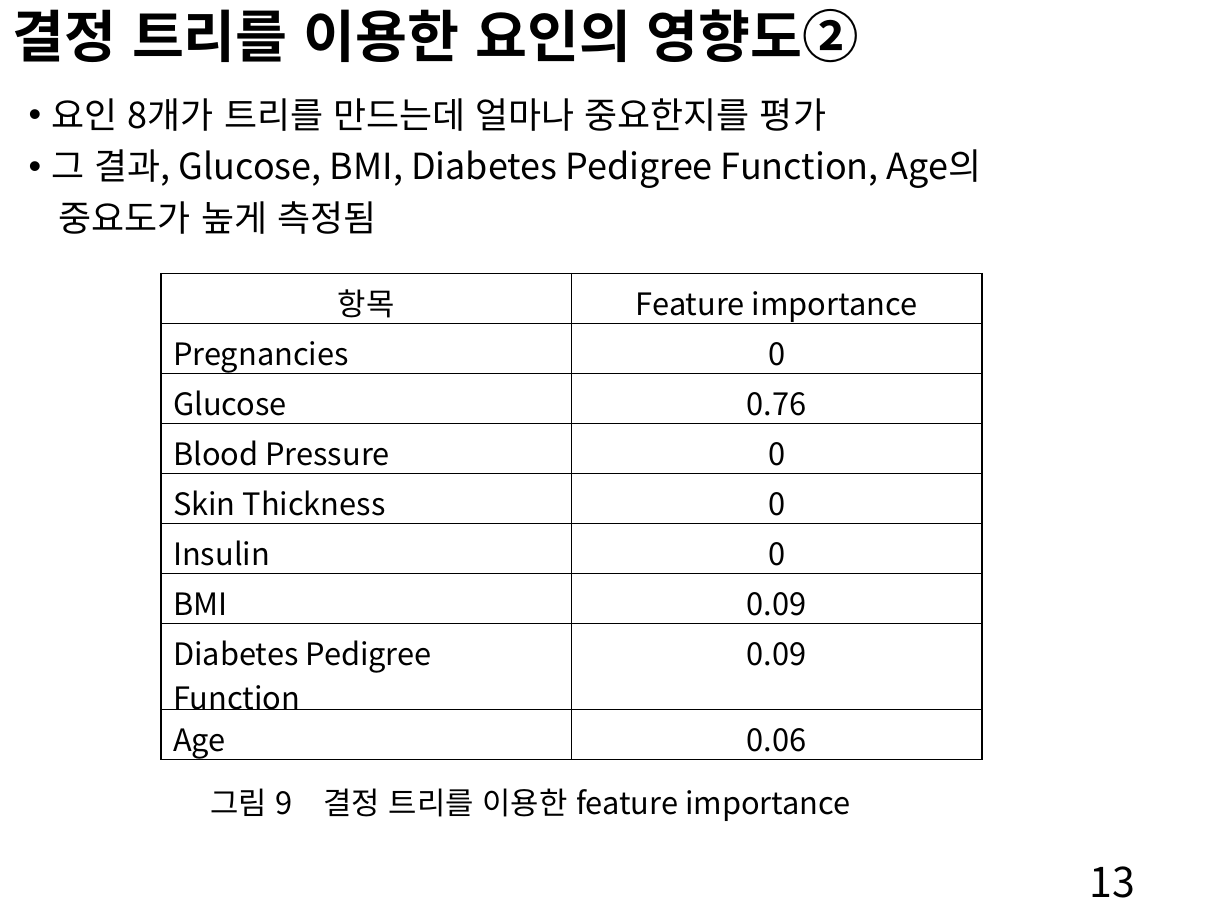
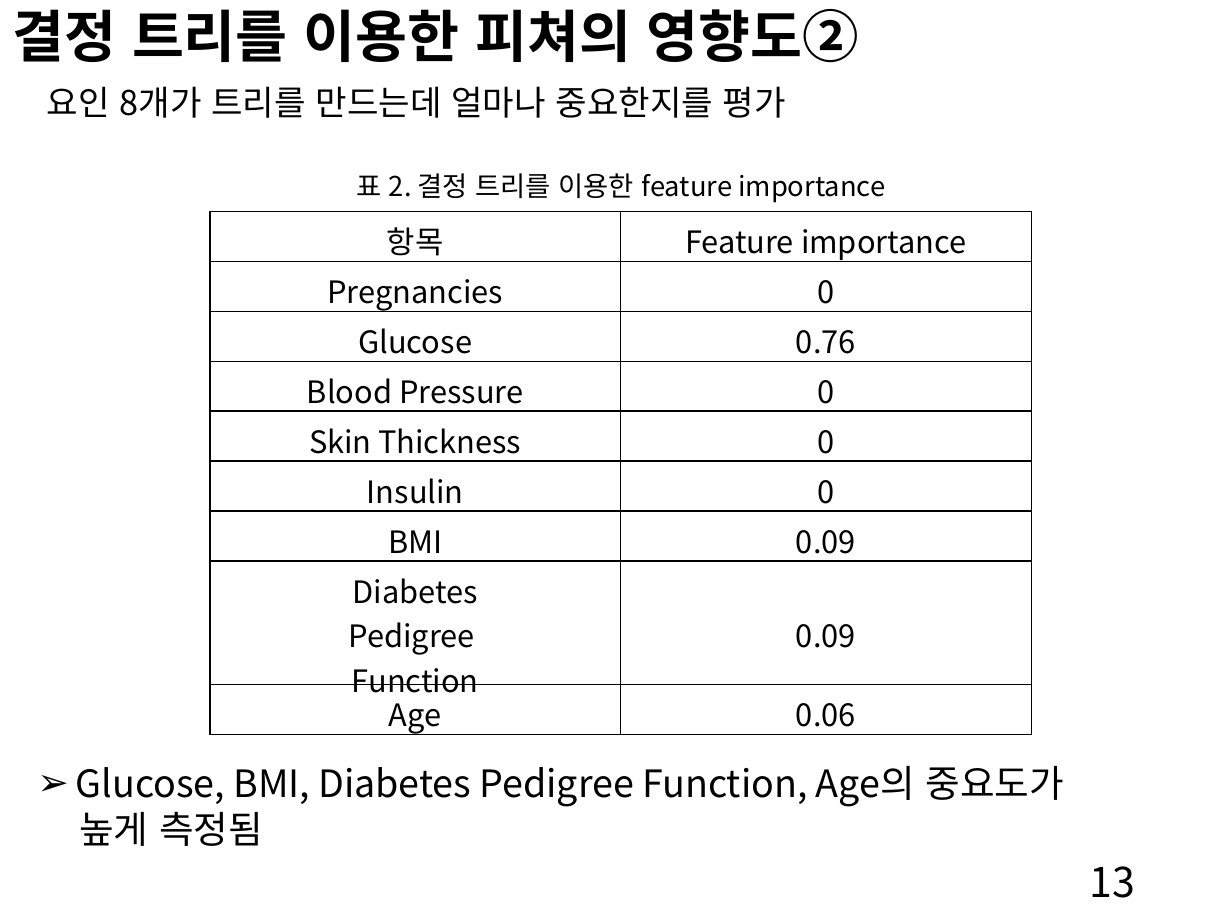
Before and after one commit to yeunkyung/projects, a slide deck: slide 13 of papers/Diabetes_Analysis_ppt_kor.pptx. Drawn at 1232x924 pixels with LibreOffice and Linux fonts; fonts in the diff are those of the drawing. Boxes give left, top, right and bottom in pixels: in the first picture for what was removed or moved away, otherwise in the second. Text is boxed around its words. In the diff, an @@ line names an element or a change of style, - is before the commit and + after.

```diff
--- a/papers/Diabetes_Analysis_ppt_kor.pptx
+++ b/papers/Diabetes_Analysis_ppt_kor.pptx
@@ title at <box>12,9,859,63</box>: text changed @@
-결정 트리를 이용한 요인의 영향도②
+결정 트리를 이용한 피쳐의 영향도②
@@ text "요인 8개가 트리를 만드는데 얼마나 ...": place and size @@
-text "요인 8개가 트리를 만드는데 얼마나 ..." at <box>52,98,982,234</box>
+text "요인 8개가 트리를 만드는데 얼마나 ..." at <box>47,86,786,118</box>
@@ text "요인 8개가 트리를 만드는데 얼마나 ..." at <box>47,86,786,118</box>: size 21 to 20 pt; bullet • to none @@
@@ text at <box>52,149,982,234</box>: paragraphs removed @@
-• 그 결과, Glucose, BMI, Diabetes Pedigree Function, Age의
-중요도가 높게 측정됨
@@ text at <box>356,173,885,203</box>: text changed; size 18 to 16 pt @@
-그림 9 결정 트리를 이용한 feature importance
+표 2. 결정 트리를 이용한 feature importance
@@ table at <box>209,212,1030,739</box> @@
-row 8, column 1: Diabetes Pedigree Function
+row 8, column 1: Diabetes / Pedigree / Function
@@ alignment left to centre @@
@@ table: place and size @@
-table at <box>161,274,982,764</box>
+table at <box>209,212,1030,739</box>
@@ text added at <box>76,766,1063,846</box>, 22 pt, text #000000 @@
+➢ Glucose, BMI, Diabetes Pedigree Function, Age의 중요도가
+높게 측정됨
```
Also in this commit, not shown: 13 other slides changed, 1 other file.
